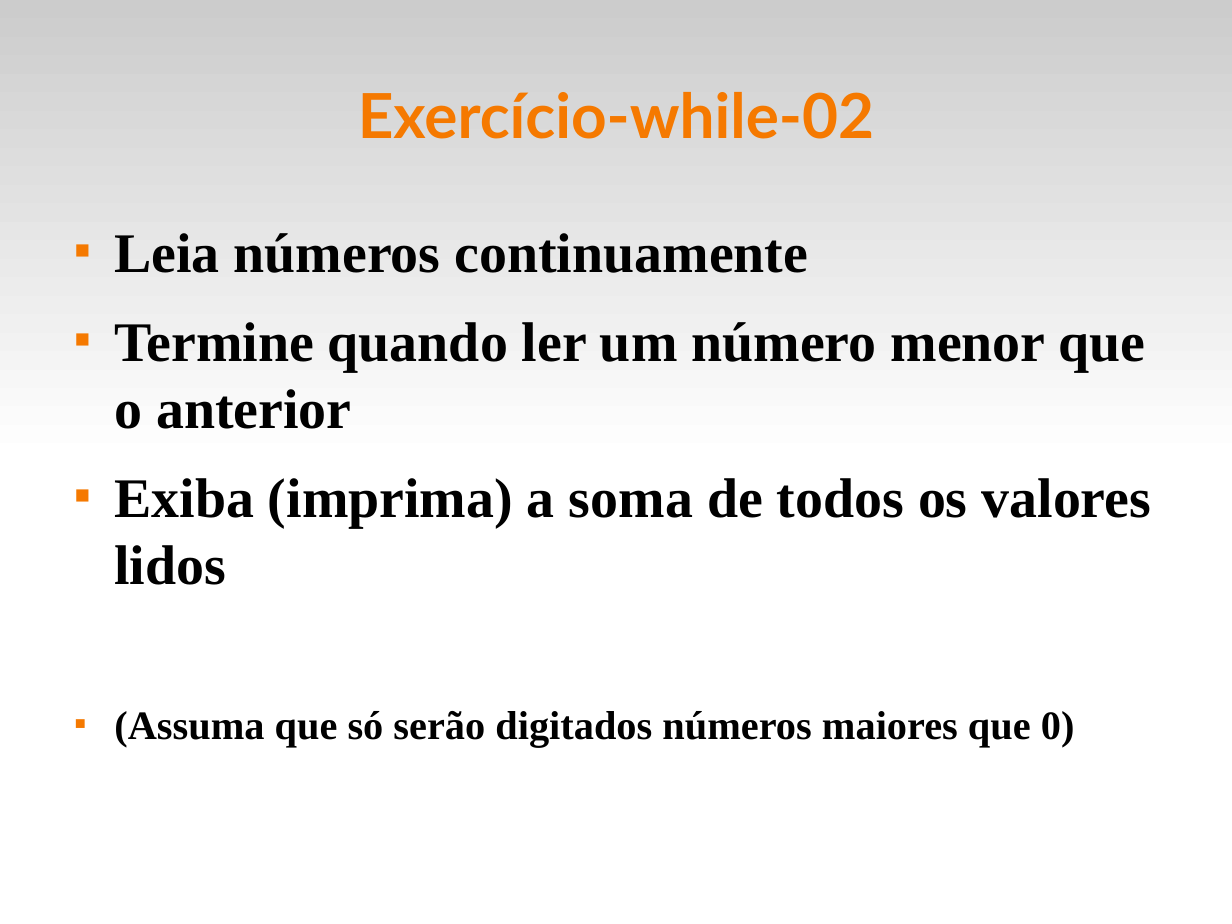
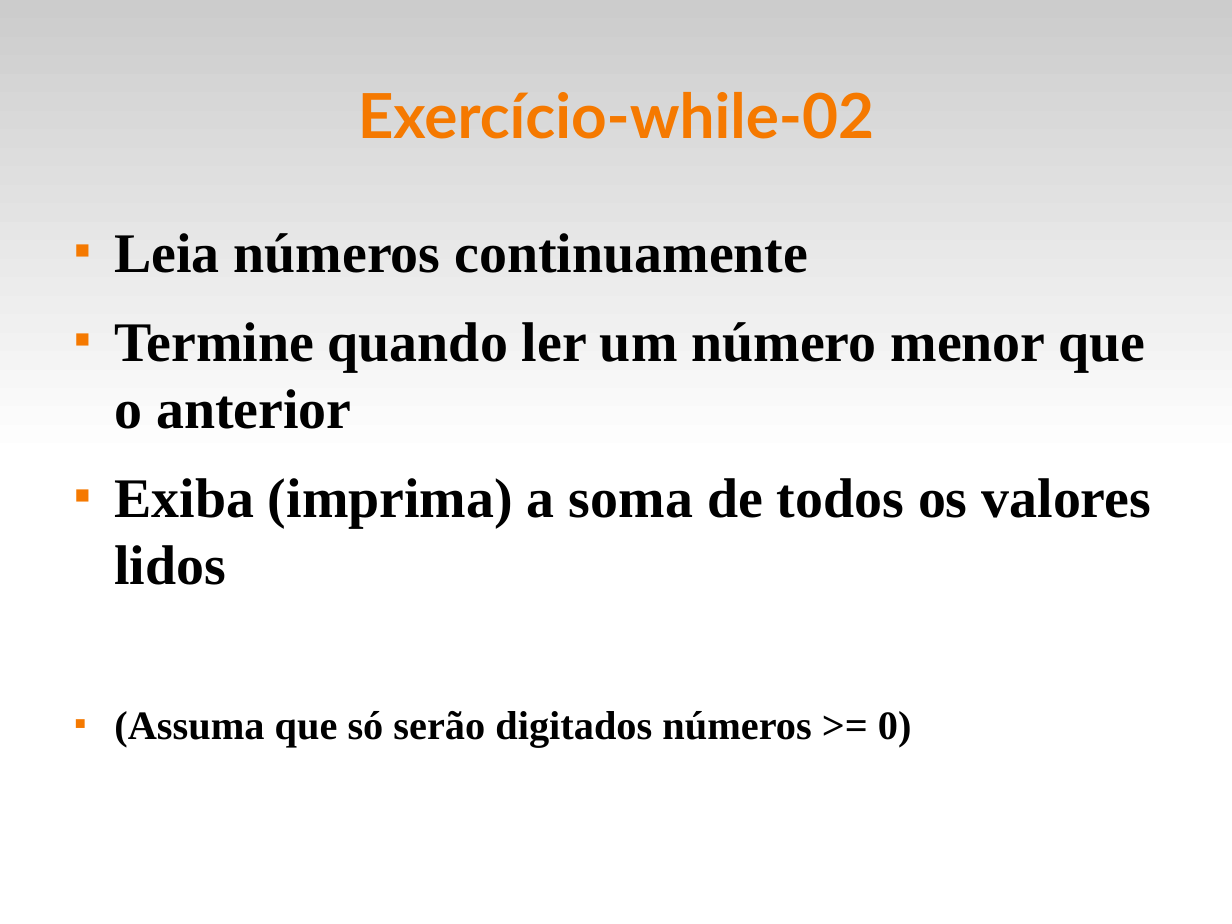
Before and after one commit to fsantanna-uerj/IPD, a slide deck: slide 7 of slides/ipd-05-while.odp (slide 6 before the commit). Drawn at 1232x924 pixels with LibreOffice and Linux fonts; fonts in the diff are those of the drawing. Boxes give left, top, right and bottom in pixels: in the first picture for what was removed or moved away, otherwise in the second. Text is boxed around its words. In the diff, an @@ line names an element or a change of style, - is before the commit and + after.

```diff
--- a/slides/ipd-05-while.odp
+++ b/slides/ipd-05-while.odp
@@ text at (114,711,912,748): text changed @@
-■ (Assuma que só serão digitados números maiores que 0)
+■ (Assuma que só serão digitados números >= 0)
```
Also in this commit, not shown: 3 other slides changed, 1 slide added, 8 other files.
